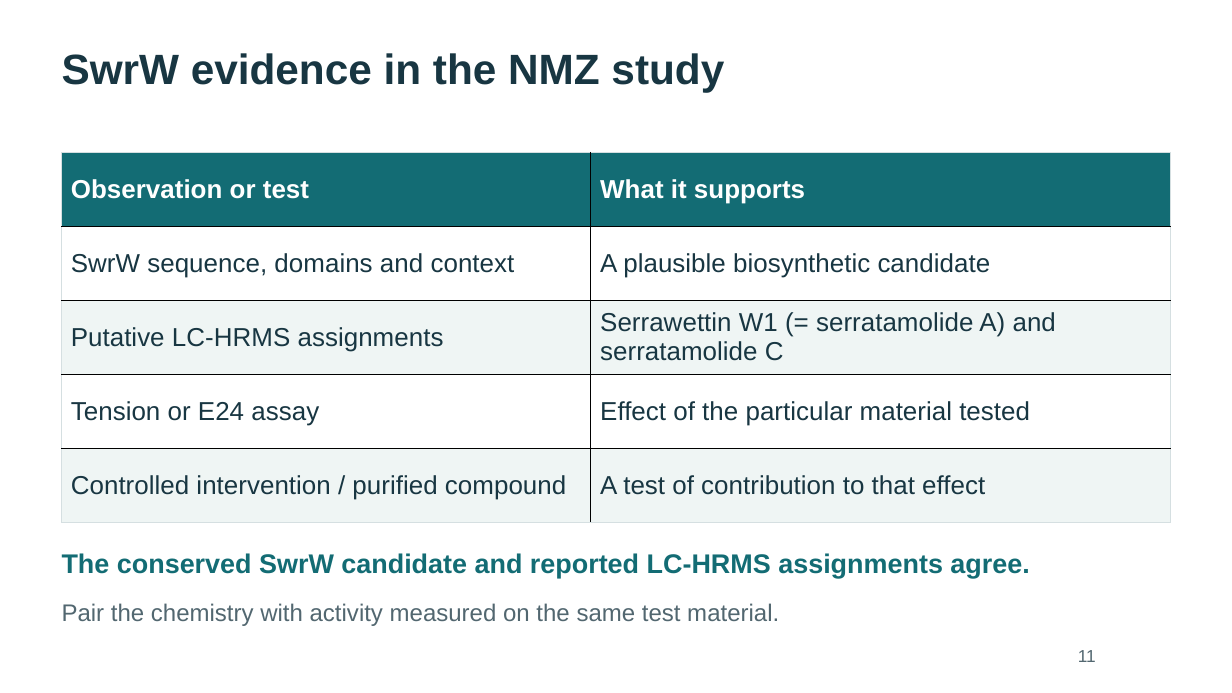
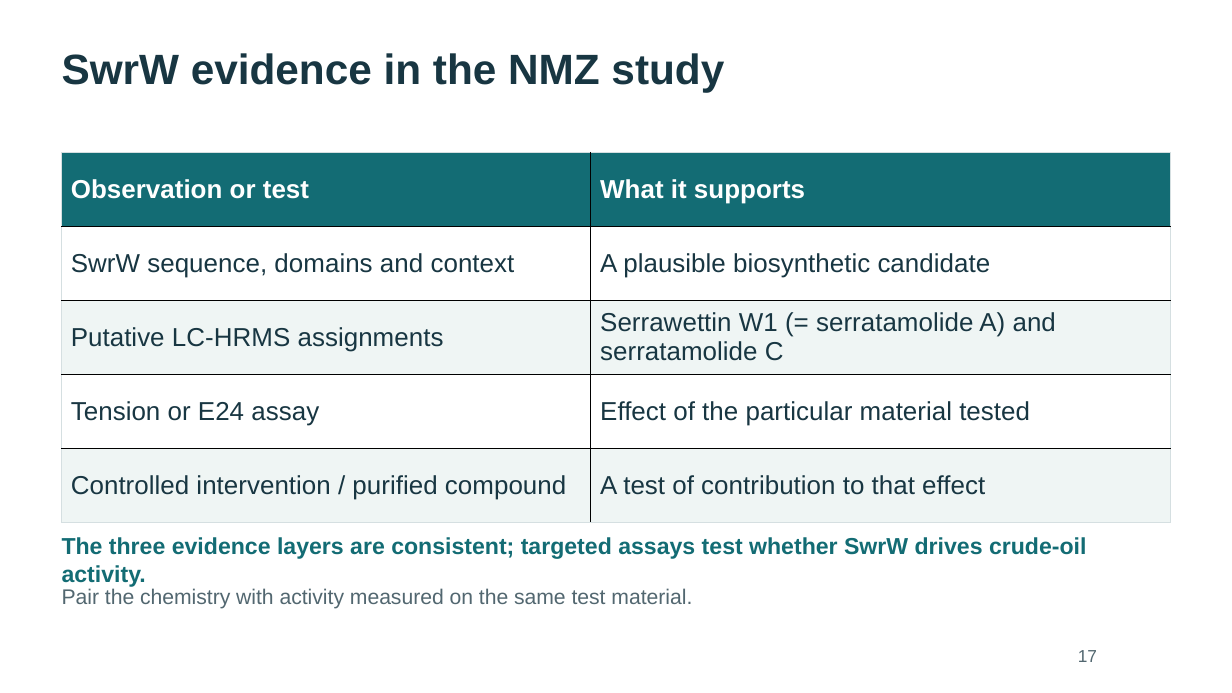
Before and after one commit to WhyAdr/sm-manu, a slide deck: slide 17 of explainer/NMZ-Serratia-genomics-explainer-2026-10-20.pptx (slide 11 before the commit). Drawn at 1232x693 pixels with LibreOffice and Linux fonts; fonts in the diff are those of the drawing. Boxes give left, top, right and bottom in pixels: in the first picture for what was removed or moved away, otherwise in the second. Text is boxed around its words. In the diff, an @@ line names an element or a change of style, - is before the commit and + after.

Commit message:
Expand antiSMASH walkthrough to 8 slides and apply review polish (40-slide deck)
- Expand antiSMASH BGC walkthrough from 2 to 8 slides (Slides 9–16) with 2x Retina captures
- Update deck to 31 main slides + 9 technical backups (40 slides total)
- Apply review polish items across Slides 5, 17, 30, 31, and 40 (Backup B9)
- Update finalize_explainer.mjs for 40 slides and 17 native table owners (0 layout findings)
- Rebuild validated PPTX, 40-page slide preview PDF, and 5-page glossary PDF
- Update glossary.md, outline-and-glossary.md, and README.md

```diff
--- a/explainer/NMZ-Serratia-genomics-explainer-2026-10-20.pptx
+++ b/explainer/NMZ-Serratia-genomics-explainer-2026-10-20.pptx
@@ text at [62, 537, 1086, 559]: text changed; size 21 to 18 pt @@
-The conserved SwrW candidate and reported LC-HRMS assignments agree.
+The three evidence layers are consistent; targeted assays test whether SwrW drives crude-oil activity.
@@ text "Pair the chemistry with activity ...": place and size @@
-text "Pair the chemistry with activity ..." at [62, 603, 779, 626]
+text "Pair the chemistry with activity ..." at [62, 588, 692, 609]
@@ text "Pair the chemistry with activity ..." at [62, 588, 692, 609]: size 18.8 to 16.5 pt @@
@@ text at [1078, 650, 1097, 662]: text changed @@
-11
+17
```
Also in this commit, not shown: 15 other slides changed, 9 slides added, 3 slides removed, 9 other files.
